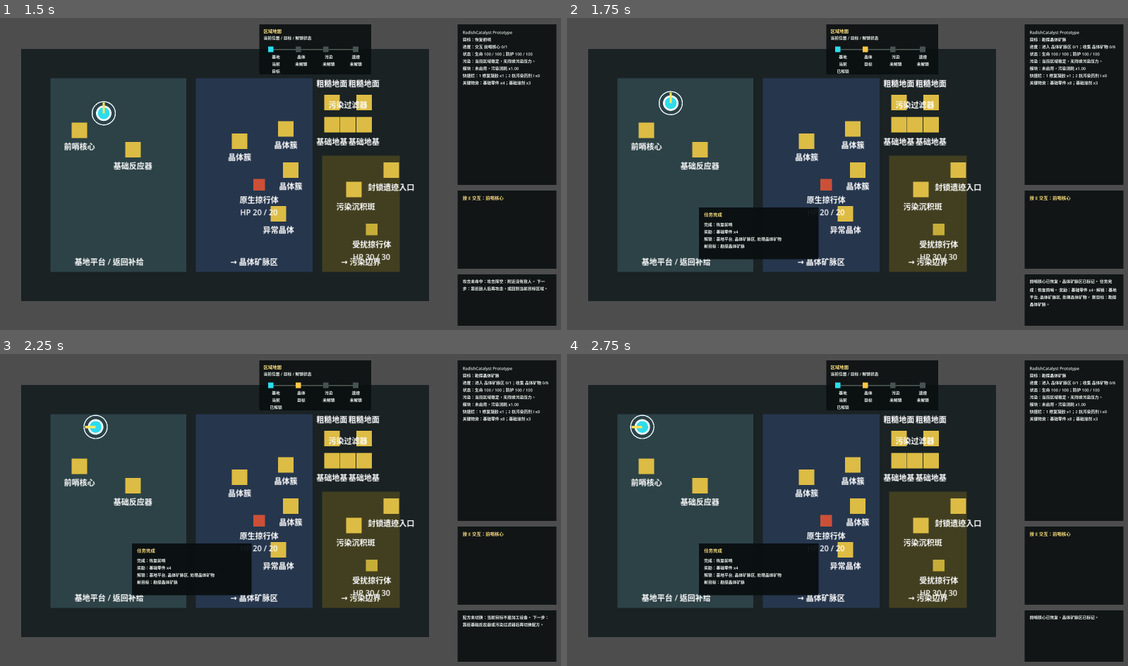
Above: before the commit, frames 1-4 (two rows, left to right).
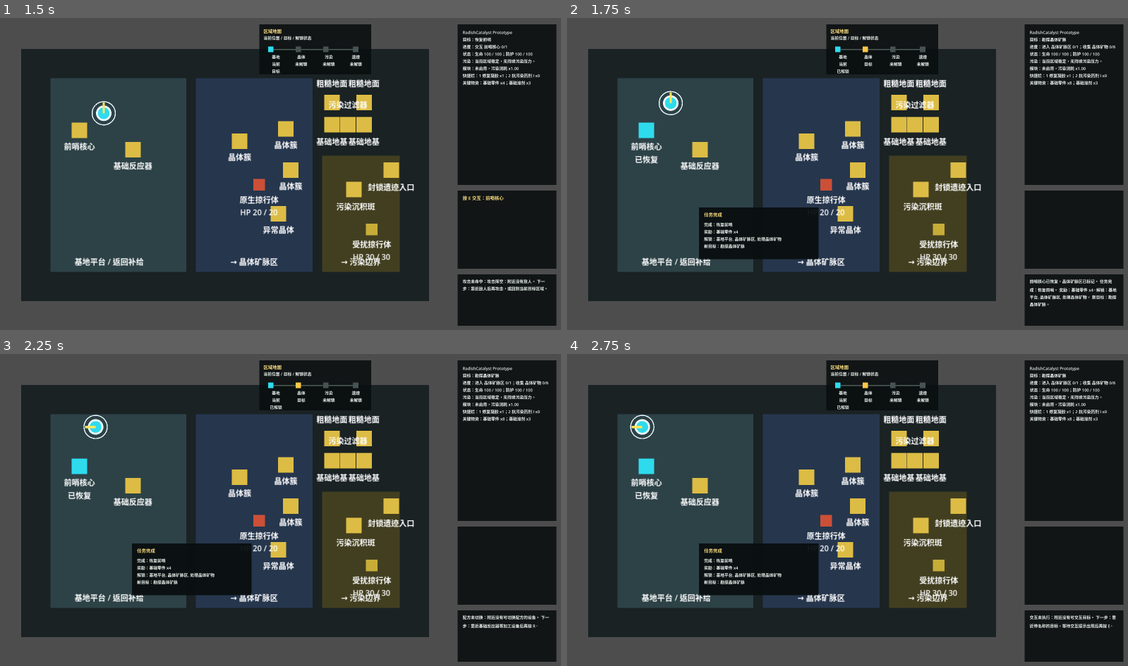
Above: after the commit, the same moments.

Repository: laugh0608/RadishCatalyst
Game: Godot game, scene res://scenes/boot/Boot.tscn
Same seed, same stepped clock (60 frames per second), same inputs: the game is played once before the commit and once after it.
Inputs:
- Up to frame 1 (1.5 s): tap Enter at 0.5 s; hold W (move_up) from 0.53 s (still down); tap E (interact) at 0.6 s; tap J (attack) at 1.35 s
- Up to frame 2 (1.75 s): keep holding W (move_up); tap E (interact) at 1.55 s
- Up to frame 3 (2.25 s): release W (move_up) at 2.03 s; hold A (move_left) from 2.03 s (still down); tap R (cycle_recipe) at 2.1 s
- Up to frame 4 (2.75 s): keep holding A (move_left); tap E (interact) at 2.3 s

Frame 1 is identical in both runs. In frame 2, 0.3% of the frame differs, in the area x 12-90%, y 33-59%; in frame 3, 0.6%; in frame 4, 0.6%, in the area x 12-98%, y 33-88%.

Commit message:
feat: 增加前哨核心恢复视觉反馈

Diff:
--- a/client/scripts/checks/vertical_slice_flow_check.gd
+++ b/client/scripts/checks/vertical_slice_flow_check.gd
@@ -1,6 +1,7 @@
 extends SceneTree
 
 const GameRootScript := preload("res://scripts/game/game_root.gd")
+const InteractableScene := preload("res://scenes/maps/PrototypeInteractable.tscn")
 
 var failures: Array[String] = []
 var data_registry := DataRegistry.new()
@@ -34,6 +35,7 @@
 	_check_region_presence_bounds()
 	_check_pollution_gate_runtime_bounds()
 	_check_new_game_state_reset()
+	_check_outpost_core_restored_visual()
 	_check_quest_completion_panel_text()
 	_check_build_prompts()
 	_check_supply_feedback()
@@ -260,6 +262,24 @@
 	_expect_equal(int(reset_character.inventory.items.get("item.basic_parts", 0)), 4, "new game resets starting parts")
 	_expect_equal(String(reset_character.equipment.get("suit_module", "")), "", "new game clears suit module")
 	game_root.free()
+
+
+func _check_outpost_core_restored_visual() -> void:
+	var outpost_core: PrototypeInteractable = InteractableScene.instantiate()
+	root.add_child(outpost_core)
+	outpost_core.definition_id = "building.outpost_core"
+	outpost_core.interaction_type = "outpost_core"
+	outpost_core.setup("前哨核心")
+	var default_color := outpost_core.marker.color
+	outpost_core.set_restored_outpost_core_visual()
+	_expect_equal(outpost_core.visible, true, "restored outpost core remains visible")
+	_expect_equal(outpost_core.monitoring, false, "restored outpost core disables repeat interaction")
+	_expect_equal(outpost_core.marker.color == default_color, false, "restored outpost core changes color")
+	_expect_text_contains(outpost_core.label.text, "已恢复", "restored outpost core label")
+	outpost_core.set_default_visual()
+	_expect_equal(outpost_core.monitoring, true, "new game outpost core enables interaction")
+	_expect_equal(outpost_core.marker.color, default_color, "new game outpost core restores default color")
+	outpost_core.queue_free()
 
 
 func _check_quest_completion_panel_text() -> void:
--- a/client/scripts/interaction/prototype_interactable.gd
+++ b/client/scripts/interaction/prototype_interactable.gd
@@ -2,6 +2,7 @@
 class_name PrototypeInteractable
 
 const DEFAULT_MARKER_COLOR := Color(0.862745, 0.737255, 0.266667, 1)
+const RESTORED_OUTPOST_CORE_COLOR := Color(0.18, 0.86, 0.93, 1)
 const BUILT_FOUNDATION_COLOR := Color(0.55, 0.6, 0.55, 1)
 const BUILT_FILTER_COLOR := Color(0.72, 0.78, 0.38, 1)
 
@@ -17,12 +18,14 @@
 var instance_id: String = ""
 var recipe_ids: Array[String] = []
 var recipe_index: int = 0
+var display_name_text: String = ""
 
 @onready var label: Label = $Label
 @onready var marker: ColorRect = $Marker
 
 
 func setup(display_name: String) -> void:
+	display_name_text = display_name
 	label.text = display_name
 	label.offset_left = label_offset.x
 	label.offset_top = label_offset.y
@@ -91,6 +94,22 @@
 	monitoring = enabled
 
 
+func set_default_visual() -> void:
+	consumed = false
+	visible = true
+	monitoring = true
+	marker.color = DEFAULT_MARKER_COLOR
+	label.text = display_name_text
+
+
+func set_restored_outpost_core_visual() -> void:
+	consumed = true
+	visible = true
+	monitoring = false
+	marker.color = RESTORED_OUTPOST_CORE_COLOR
+	label.text = "%s\n已恢复" % display_name_text
+
+
 func set_built_visual(built_definition_id: String) -> void:
 	consumed = true
 	visible = true
--- a/client/scripts/map/vertical_slice_map.gd
+++ b/client/scripts/map/vertical_slice_map.gd
@@ -100,6 +100,11 @@
 
 		if interactable.single_use:
 			interactable.consumed = is_processed
+		if interactable.interaction_type == "outpost_core":
+			if world_state.quest_state.has_completed_quest("quest.restore_outpost"):
+				interactable.set_restored_outpost_core_visual()
+				continue
+			interactable.set_default_visual()
 
 		var should_enable: bool = not interactable.consumed
 		if interactable.interaction_type == "process_recipe" and interactable.definition_id == "building.pollution_filter":
Not shown, changed: docs/devlogs/2026-W19.md
Not shown, changed: docs/planning/current.md
Not shown, changed: docs/planning/vertical-slice.md
